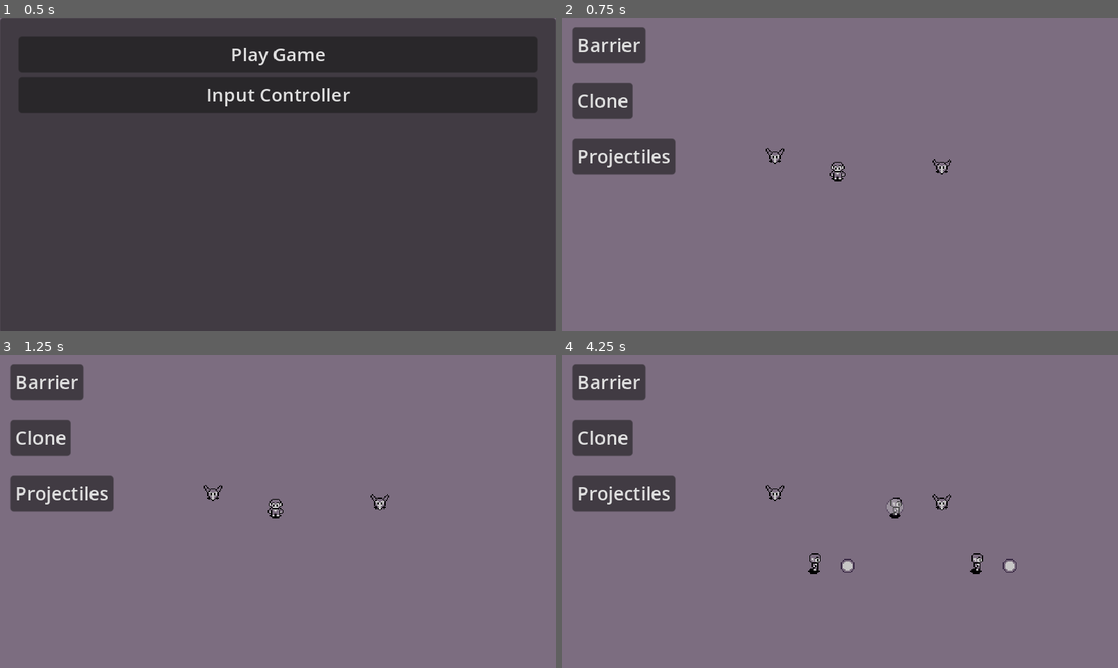
Above: before the commit, frames 1-4 (two rows, left to right).
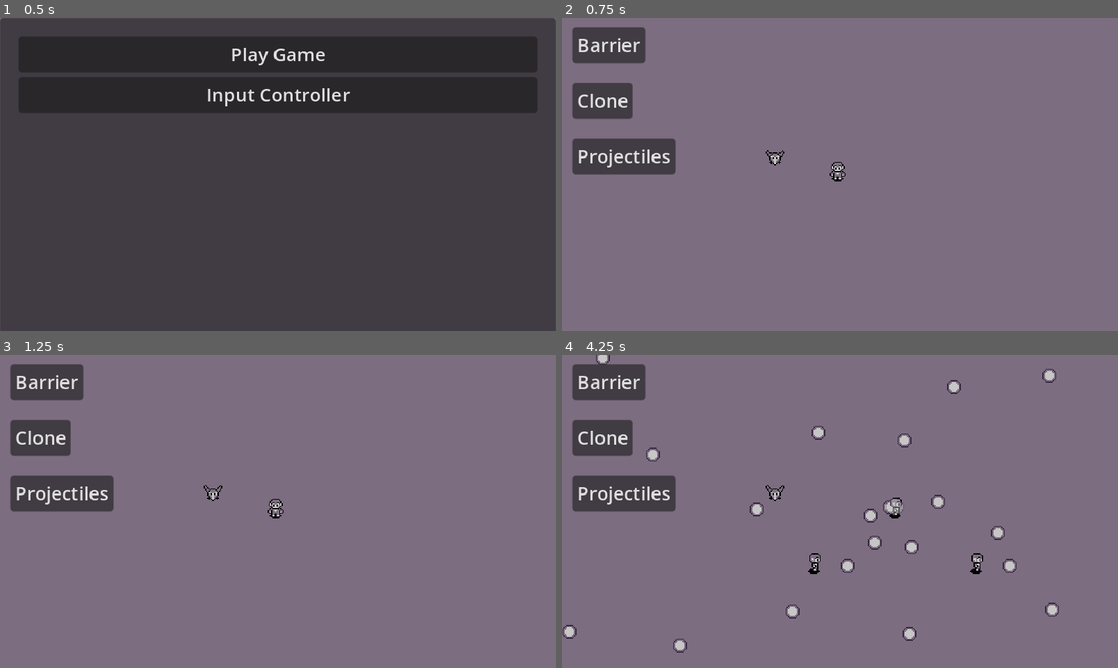
Above: after the commit, the same moments.

Repository: SantiagoBoscan07/Project-Cypher
Game: Godot game, scene res://Scenes/Menu/menu.tscn
Two runs of this game, one before a commit and one after it. Both use one fixed random seed, a clock stepped at 60 frames per second and the inputs below.
Inputs (mouse positions are in pixels of both pictures, inside the frame that each line leads up to):
- Up to frame 1 (0.5 s): no input
- Up to frame 2 (0.75 s): click "Play Game" at 0.5 s
- Up to frame 3 (1.25 s): no input
- Up to frame 4 (4.25 s): click "Barrier" at 1.25 s; click "Clone" at 2 s; click "Projectiles" at 2.75 s; tap Enter at 3.5 s; move the mouse to (962, 495) at 3.52 s; hold Right (moveRight) from 3.53 s (still down); hold Space (shoot) from 3.53 s (still down); click (962, 495) at 3.67 s

Frame 1 is identical in both runs. In frame 2, 0.1% of the frame differs, in the area x 36-70%, y 41-50%; in frame 3, less than 0.1%; in frame 4, 1.2%, in the area x 0-90%, y 0-96%.
Error before the commit: Cannot call method 'start' on a null value. (res://Scenes/Misc/projectileSpawner.tscn::GDScript_owp3k:32)

Commit message:
Revert "Initial Setup"
This reverts commit 7fc491055d89ebcf26d7f0e838c9aad0b2d7094e.

Diff:
--- a/project-cypher/Scenes/Enemy/MoveState.gd
+++ /dev/null
@@ -1,19 +0,0 @@
-extends State
-
-# what the enemy is going to do when they enter the state
-func enter():
-	print("Here something will happen when the state is loaded")
-
-# what is happening with the enemy every frame
-func physicsUpdate(_delta):
-	# update the position of the enemy so that it moves towards the player
-	pass
-
-# what the enemy is going to do when they exit the state
-func exit():
-	# make sure that the enemy does not move anymore when it transitions to the shooting state
-	pass
-
-# whenever the move timer runsout, you're transitioning to the shoot state
-func _on_move_timer_timeout():
-	pass # Replace with function body.
--- a/project-cypher/Scenes/Enemy/TankEnemy.tscn
+++ b/project-cypher/Scenes/Enemy/TankEnemy.tscn
@@ -6,9 +6,6 @@
 [ext_resource type="Script" path="res://Scripts/Misc/Health.gd" id="4_rlxb3"]
 [ext_resource type="Script" path="res://Scripts/Misc/FiniteStateMachine.gd" id="5_kwi8c"]
 [ext_resource type="Script" path="res://Scripts/Misc/Hurt.gd" id="5_ylsm5"]
-[ext_resource type="Script" path="res://Scenes/Enemy/MoveState.gd" id="7_j5ssm"]
-[ext_resource type="PackedScene" uid="uid://d3c6m42lou5ci" path="res://Scenes/Misc/projectileSpawner.tscn" id="8_3dd74"]
-[ext_resource type="PackedScene" uid="uid://gbg6ni2haofh" path="res://Scenes/Enemy/EnemyProjectile.tscn" id="9_wnhbw"]
 
 [sub_resource type="Animation" id="Animation_ma72m"]
 length = 0.001
@@ -105,25 +102,8 @@
 health = NodePath("../Health")
 hurtbox = NodePath("../../../Body/Areas/Hurtbox")
 
-[node name="FiniteStateMachine" type="Node" parent="Components" node_paths=PackedStringArray("initialState")]
+[node name="FiniteStateMachine" type="Node" parent="Components"]
 script = ExtResource("5_kwi8c")
-initialState = NodePath("MoveState")
-
-[node name="MoveState" type="Node" parent="Components/FiniteStateMachine"]
-script = ExtResource("7_j5ssm")
-
-[node name="ShootState" type="Node" parent="Components/FiniteStateMachine"]
-
-[node name="Timers" type="Node2D" parent="Components"]
-
-[node name="MoveTimer" type="Timer" parent="Components/Timers"]
-
-[node name="ShootTimer" type="Timer" parent="Components/Timers"]
-
-[node name="Power" type="Node2D" parent="Components"]
-
-[node name="ProjectileSpawner" parent="Components/Power" instance=ExtResource("8_3dd74")]
-bullethell = ExtResource("9_wnhbw")
 
 [node name="Collision" type="CollisionShape2D" parent="."]
 visible = false
@@ -131,5 +111,3 @@
 z_as_relative = false
 position = Vector2(8, 9)
 shape = SubResource("CircleShape2D_4omk4")
-
-[connection signal="timeout" from="Components/Timers/MoveTimer" to="Components/FiniteStateMachine/MoveState" method="_on_move_timer_timeout"]
--- a/project-cypher/Scenes/Misc/projectileSpawner.tscn
+++ /dev/null
@@ -1,46 +0,0 @@
-[gd_scene load_steps=2 format=3 uid="uid://d3c6m42lou5ci"]
-
-[sub_resource type="GDScript" id="GDScript_owp3k"]
-script/source = "extends Node2D
-class_name Spawner
-@export var bullethell: PackedScene
-@export_range(0,2*PI) var alpha: float = 0.0
-@export var bulletspawner: Marker2D
-@export var power_timer: Timer
-@export var durationTimer: Timer
-@export var player: CharacterBody2D
-var canStorm: bool = true
-var theta: float = 0.0
-var speed = 100
-var direction = Vector2.RIGHT
-
-func _ready():
-	Signals.connect(\"startStorm\", timer)
-
-func get_vector(angle):
-	theta = angle + alpha
-	return Vector2(cos(theta), sin(theta))
-
-func start_storm(angle):
-	var bullethell = bullethell.instantiate()
-	bullethell.position = bulletspawner.global_position
-	bullethell.z_index = player.z_index - 1
-	bullethell.direction = get_vector(angle)
-	get_tree().current_scene.call_deferred(\"add_child\", bullethell)
-
-func _on_bullet_storm_duration_timeout():
-	power_timer.stop()
-
-func timer():
-	power_timer.start()
-	durationTimer.start()
-	start_storm(theta)
-
-func _on_bullet_storm_cooldown_timeout():
-	start_storm(theta)
-"
-
-[node name="ProjectileSpawner" type="Node2D"]
-position = Vector2(28, 28)
-script = SubResource("GDScript_owp3k")
-alpha = 1.0
--- a/project-cypher/Scenes/Player/player.tscn
+++ b/project-cypher/Scenes/Player/player.tscn
@@ -19,7 +19,6 @@
 [ext_resource type="Script" path="res://Scripts/Misc/Health.gd" id="13_u21dx"]
 [ext_resource type="Script" path="res://Scripts/Player/Barrier.gd" id="15_4i3y8"]
 [ext_resource type="Script" path="res://Scripts/Misc/Hurt.gd" id="16_4kicl"]
-[ext_resource type="PackedScene" uid="uid://d3c6m42lou5ci" path="res://Scenes/Misc/projectileSpawner.tscn" id="18_je4cl"]
 [ext_resource type="Script" path="res://Scripts/Player/Clone.gd" id="18_oe3cd"]
 
 [sub_resource type="AnimationNodeAnimation" id="AnimationNodeAnimation_tr412"]
@@ -178,6 +177,46 @@
 anim_speed_min = 1.0
 anim_speed_max = 1.0
 
+[sub_resource type="GDScript" id="GDScript_owp3k"]
+script/source = "extends Node2D
+class_name Spawner
+@export var bullethell: PackedScene
+@export_range(0,2*PI) var alpha: float = 0.0
+@export var bulletspawner: Marker2D
+@export var power_timer: Timer
+@export var durationTimer: Timer
+@export var player: CharacterBody2D
+var canStorm: bool = true
+var theta: float = 0.0
+var speed = 100
+var direction = Vector2.RIGHT
+
+func _ready():
+	Signals.connect(\"startStorm\", timer)
+
+func get_vector(angle):
+	theta = angle + alpha
+	return Vector2(cos(theta), sin(theta))
+
+func start_storm(angle):
+	var bullethell = bullethell.instantiate()
+	bullethell.position = bulletspawner.global_position
+	bullethell.z_index = player.z_index - 1
+	bullethell.direction = get_vector(angle)
+	get_tree().current_scene.call_deferred(\"add_child\", bullethell)
+
+func _on_bullet_storm_duration_timeout():
+	power_timer.stop()
+
+func timer():
+	power_timer.start()
+	durationTimer.start()
+	start_storm(theta)
+
+func _on_bullet_storm_cooldown_timeout():
+	start_storm(theta)
+"
+
 [node name="Player" type="CharacterBody2D" node_paths=PackedStringArray("health")]
 z_as_relative = false
 script = ExtResource("1_205wi")
@@ -193,6 +232,7 @@
 texture = ExtResource("1_gaql2")
 hframes = 4
 vframes = 8
+frame = 8
 
 [node name="Shadow" type="Sprite2D" parent="Body/Sprites"]
 z_index = -2
@@ -320,8 +360,15 @@
 Hurtbox = NodePath("../../../Body/Areas/Hurtbox")
 sprite = NodePath("../../../Body/Sprites/Barrier")
 
-[node name="ProjectileSpawner" parent="Components/Power-Ups" instance=ExtResource("18_je4cl")]
+[node name="ProjectileSpawner" type="Node2D" parent="Components/Power-Ups" node_paths=PackedStringArray("bulletspawner", "power_timer", "durationTimer", "player")]
+position = Vector2(28, 28)
+script = SubResource("GDScript_owp3k")
 bullethell = ExtResource("2_jk383")
+alpha = 1.0
+bulletspawner = NodePath("../../../Body/Markers/ShootingPosition")
+power_timer = NodePath("../../../Timer/BulletStormCooldown")
+durationTimer = NodePath("../../../Timer/BulletStormDuration")
+player = NodePath("../../..")
 
 [node name="Clones" type="Node2D" parent="Components/Power-Ups" node_paths=PackedStringArray("cloneTimer", "clone1Marker", "clone2Marker")]
 position = Vector2(1, 0)
@@ -388,5 +435,7 @@
 [connection signal="timeout" from="Timer/DashCooldown" to="Components/Moveset/Dash" method="_on_dash_cooldown_timeout"]
 [connection signal="timeout" from="Timer/DashDuration" to="Components/Moveset/Dash" method="_on_dash_duration_timeout"]
 [connection signal="timeout" from="Timer/ProjectileSpeed" to="." method="_on_projectile_speed_timeout"]
+[connection signal="timeout" from="Timer/BulletStormCooldown" to="Components/Power-Ups/ProjectileSpawner" method="_on_bullet_storm_cooldown_timeout"]
+[connection signal="timeout" from="Timer/BulletStormDuration" to="Components/Power-Ups/ProjectileSpawner" method="_on_bullet_storm_duration_timeout"]
 [connection signal="timeout" from="Timer/BarrierTimer" to="Components/Power-Ups/Barrier" method="_on_barrier_timer_timeout"]
 [connection signal="timeout" from="Timer/CloneTimer" to="Components/Power-Ups/Clones" method="_on_clone_timer_timeout"]
--- a/project-cypher/Scenes/Test/test.tscn
+++ b/project-cypher/Scenes/Test/test.tscn
@@ -1,9 +1,8 @@
-[gd_scene load_steps=5 format=3 uid="uid://b2itxdgu752kd"]
+[gd_scene load_steps=4 format=3 uid="uid://b2itxdgu752kd"]
 
 [ext_resource type="PackedScene" uid="uid://cls6xfv5lmsj6" path="res://Scenes/Player/player.tscn" id="1_bn2ie"]
 [ext_resource type="Script" path="res://Scripts/Debug/PowerUpTest.gd" id="2_8j84a"]
 [ext_resource type="PackedScene" uid="uid://hv8sfmxy5753" path="res://Scenes/Enemy/MovingEnemy.tscn" id="3_fiu32"]
-[ext_resource type="PackedScene" uid="uid://oyc4n17nij6i" path="res://Scenes/Enemy/TankEnemy.tscn" id="4_co40g"]
 
 [node name="Test" type="Node2D"]
 
@@ -46,11 +45,7 @@
 text = "Projectiles"
 
 [node name="FlyingEnemy" parent="." instance=ExtResource("3_fiu32")]
-process_mode = 4
 position = Vector2(176, 112)
-
-[node name="TankEnemy" parent="." instance=ExtResource("4_co40g")]
-position = Vector2(320, 120)
 
 [connection signal="pressed" from="Power-Ups Test/Barrier" to="Power-Ups Test" method="_on_barrier_pressed"]
 [connection signal="pressed" from="Power-Ups Test/Clone" to="Power-Ups Test" method="_on_clone_pressed"]
Not shown: 1 places in project-cypher/Scenes/Enemy/TankEnemy.tscn that only renumber resources
